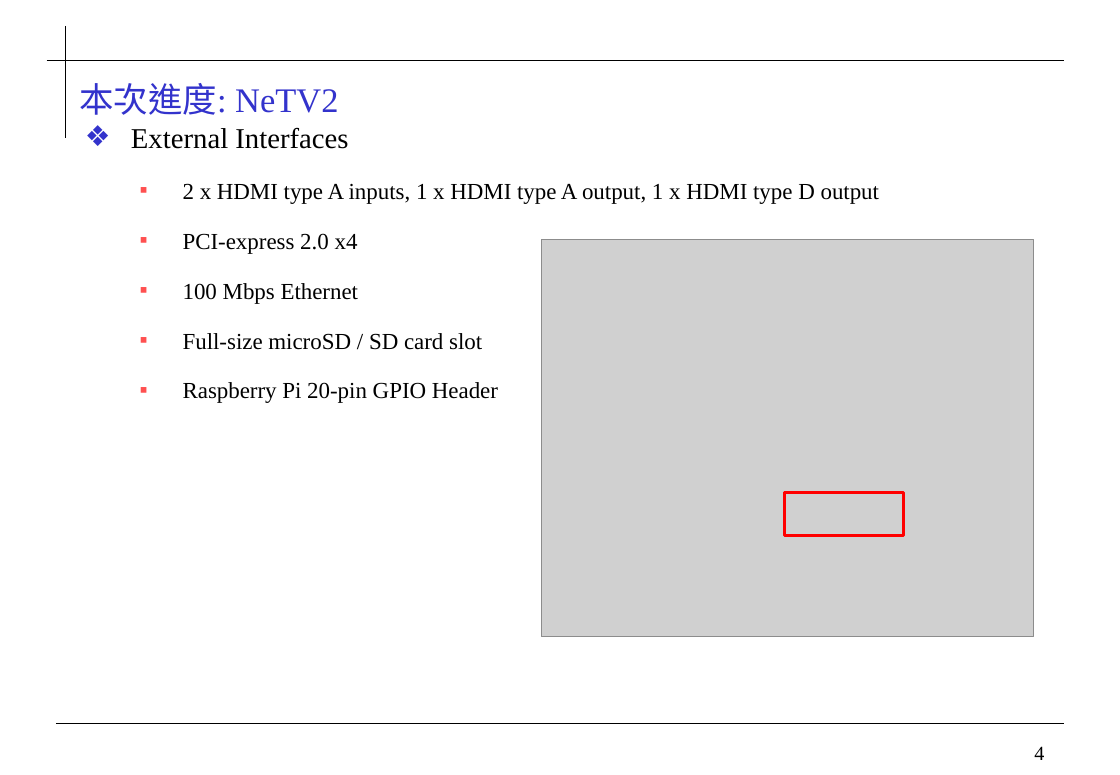
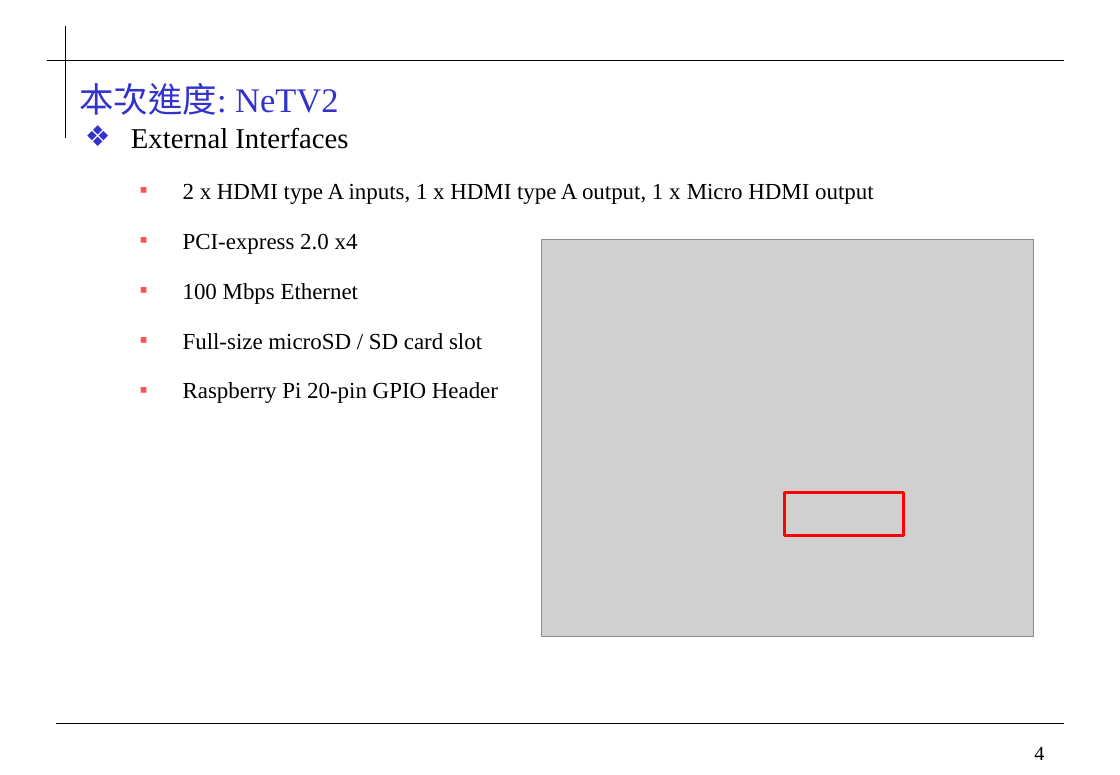
Before and after one commit to 0ilasis0/home, a slide deck: slide 4 of Onyx_進度報告_1027.pptx. Drawn at 1120x775 pixels with LibreOffice and Linux fonts; fonts in the diff are those of the drawing; grey boxes stand for pictures; background and template pictures are left out. Boxes give left, top, right and bottom in pixels: in the first picture for what was removed or moved away, otherwise in the second. Text is boxed around its words. In the diff, an @@ line names an element or a change of style, - is before the commit and + after.

```diff
--- a/Onyx_進度報告_1027.pptx
+++ b/Onyx_進度報告_1027.pptx
@@ text at <box>183,183,874,204</box>: text changed @@
-  ▪ 2 x HDMI type A inputs, 1 x HDMI type A output, 1 x HDMI type D output
+  ▪ 2 x HDMI type A inputs, 1 x HDMI type A output, 1 x Micro HDMI output
```
Also in this commit, not shown: 6 other slides changed, 6 other files.
